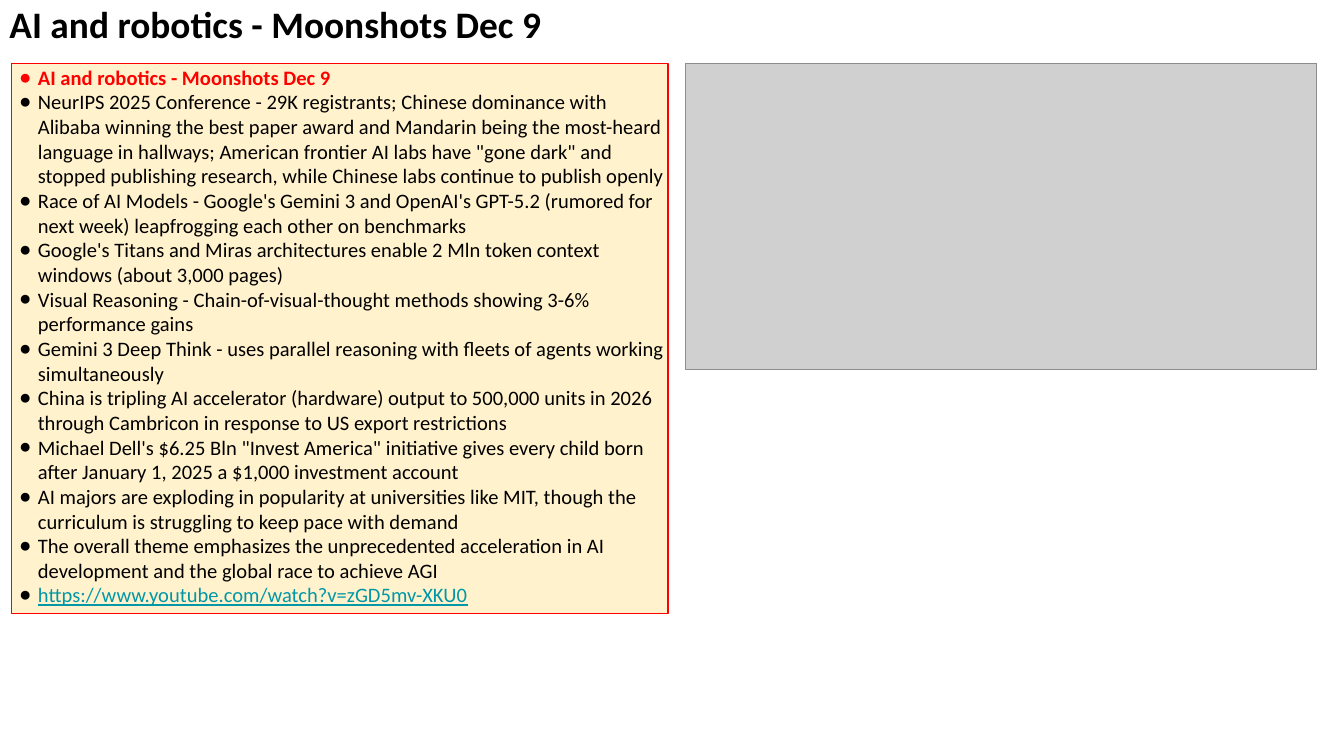
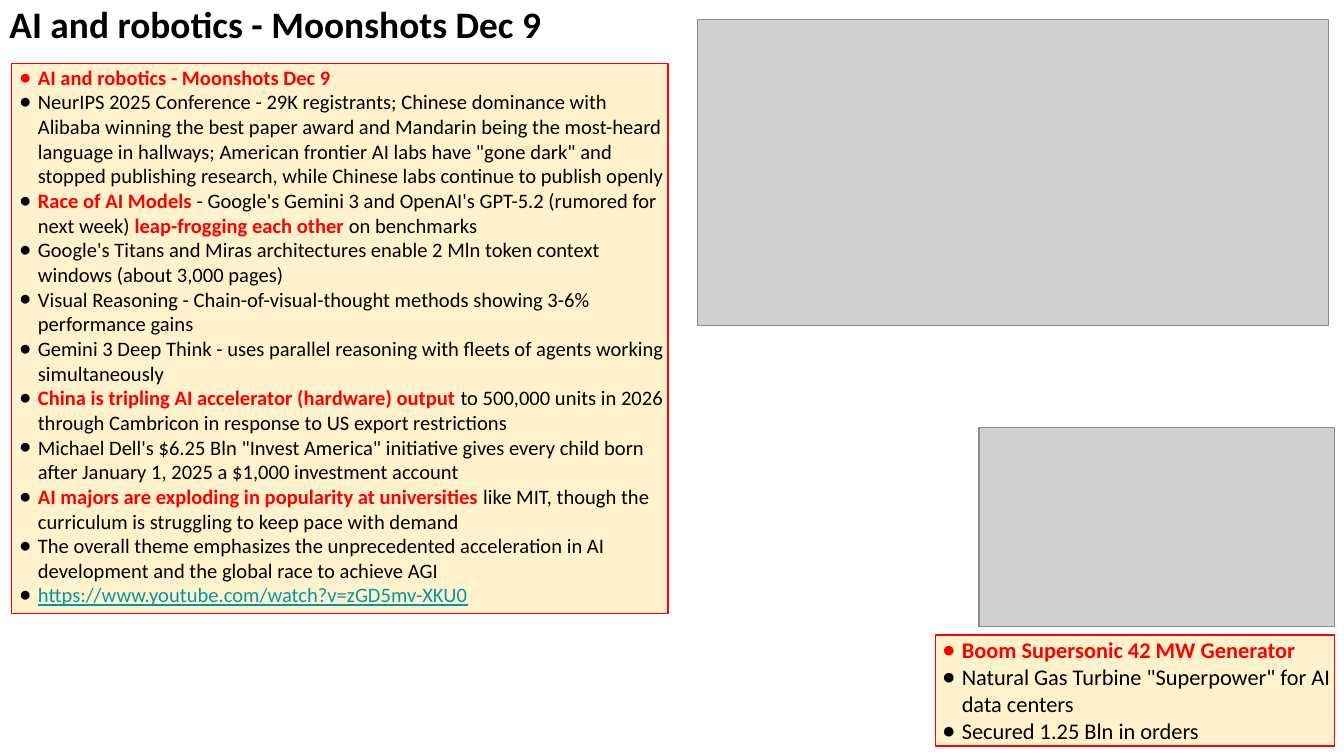
Before and after one commit to lselector/seminar, a slide deck: slide 25 of 2025/2025-12-12-AI-Updates.pptx (slide 22 before the commit). Drawn at 1344x756 pixels with LibreOffice and Linux fonts; fonts in the diff are those of the drawing; grey boxes stand for pictures. Boxes give left, top, right and bottom in pixels: in the first picture for what was removed or moved away, otherwise in the second. Text is boxed around its words. In the diff, an @@ line names an element or a change of style, - is before the commit and + after.

```diff
--- a/2025/2025-12-12-AI-Updates.pptx
+++ b/2025/2025-12-12-AI-Updates.pptx
@@ picture: place and size @@
-picture at <box>685,63,1316,370</box>
+picture at <box>698,19,1328,325</box>
@@ text in rectangle at <box>38,193,657,237</box>: text changed @@
-● Race of AI Models - Google's Gemini 3 and OpenAI's GPT-5.2 (rumored for next week) leapfrogging each other on benchmarks
+● Race of AI Models - Google's Gemini 3 and OpenAI's GPT-5.2 (rumored for next week) leap-frogging each other on benchmarks
@@ text in rectangle at <box>38,390,663,533</box>: text colour #000000 to #FF0000, bold on in "China is tripling AI accelerator (hardware) output", "AI majors are exploding in popularity at ..." @@
@@ picture added at <box>978,427,1335,626</box> @@
@@ rectangle added at <box>935,634,1335,746</box>, fill #FFF2CC, outline #FF0000 0.75 pt, 12 pt, text #000000 @@
+● Boom Supersonic 42 MW Generator
+● Natural Gas Turbine "Superpower" for AI data centers
+● Secured 1.25 Bln in orders
```
Also in this commit, not shown: 18 other slides changed, 5 slides added, 1 slide removed.
